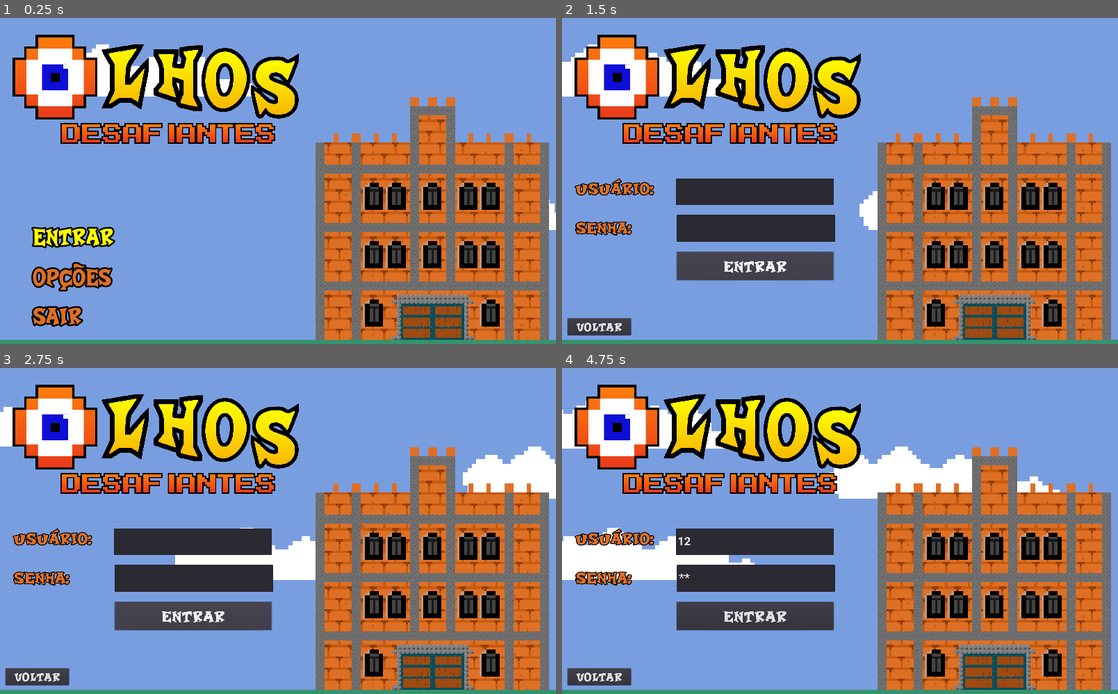
Above: before the commit, frames 1-4 (two rows, left to right).
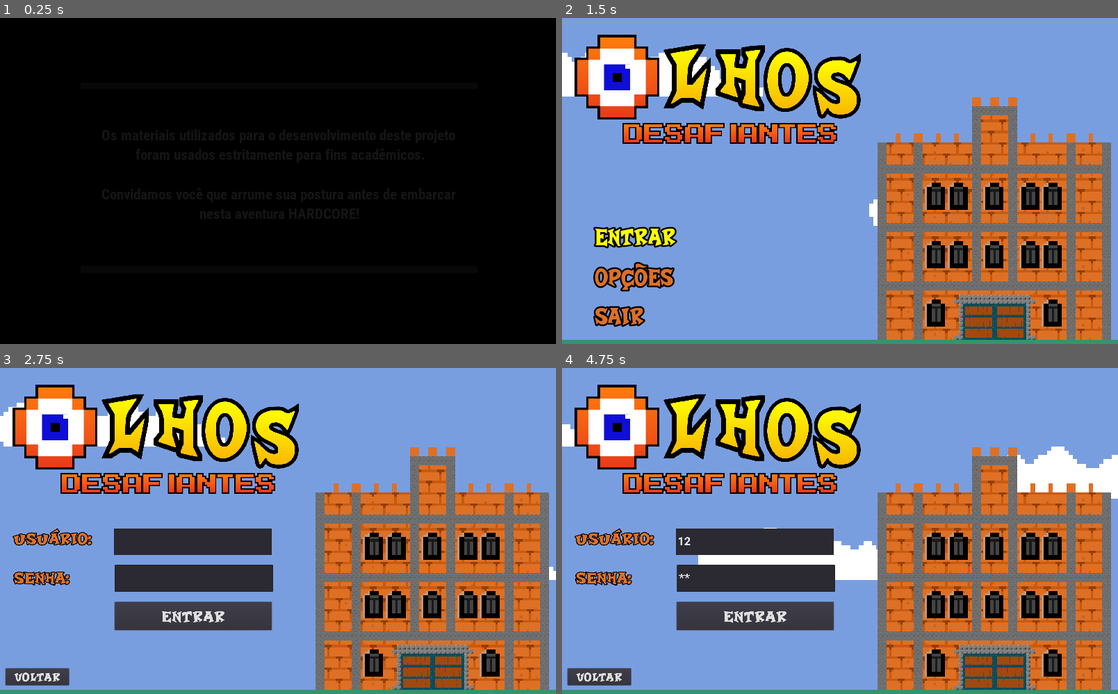
Above: after the commit, the same moments.

Repository: arthur-timoteo/defiant-eyes_game
Game: Godot game, scene res://telas/cena_abertura.tscn
Two runs of this game, one before a commit and one after it. Both use one fixed random seed, a clock stepped at 60 frames per second and the inputs below. Before the commit the project starts from res://telas/cena_inicial.tscn. Sound files missing from this copy of the repository are replaced by a short silence.
Inputs (mouse positions are in pixels of both pictures, inside the frame that each line leads up to):
- Up to frame 1 (0.25 s): no input
- Up to frame 2 (1.5 s): tap Enter (ui_confirm) at 0.5, 0.6 s; hold Right (ui_right) 0.53-1.25 s; tap Up (ui_up) at 0.77 s; click (756, 265) at 1.25 s, where only the run before the commit has a clickable "ENTRAR"
- Up to frame 3 (2.75 s): hold Right (ui_right) from 2.03 s (still down); tap Enter (ui_confirm) at 2.1 s; tap Up (ui_up) at 2.27 s
- Up to frame 4 (4.75 s): release Right (ui_right) at 2.75 s; click (756, 540) at 2.77 s; type "12" at 2.85 s; click (756, 579) at 3 s; type "12" at 3.08 s; hold Left (ui_left) 3.53-4.28 s; tap Enter (ui_confirm) at 3.6, 4.35 s; hold Right (ui_right) from 4.28 s (still down); tap Up (ui_up) at 4.52 s

The runs differ from the first frame. In frame 1, 94% of the frame differs, in the area x 0-100%, y 0-100%; in frame 2, 11%; in frame 3, 3.8%; in frame 4, 8.4%.
Error before the commit: Invalid call. Nonexistent function 'size' in base 'Nil'. (res://telas/script_cena_entrar.gd:15)

Commit message:
Splash screen created

Diff:
--- a/project.godot
+++ b/project.godot
@@ -16,7 +16,7 @@
 [application]
 
 config/name="Olhos Desafiantes"
-run/main_scene="res://telas/cena_inicial.tscn"
+run/main_scene="res://telas/cena_abertura.tscn"
 config/icon="res://icon.png"
 
 [autoload]
--- /dev/null
+++ b/telas/cena_abertura.tscn
@@ -0,0 +1,127 @@
+[gd_scene load_steps=8 format=2]
+
+[ext_resource path="res://ativos/sons/telas_iniciais_fundo.wav" type="AudioStream" id=1]
+[ext_resource path="res://ativos/RobotoCondensed-Bold.ttf" type="DynamicFontData" id=2]
+[ext_resource path="res://telas/script_cena_abertura.gd" type="Script" id=3]
+[ext_resource path="res://ativos/imagens/ABERTURA-JOGO.jpg" type="Texture" id=4]
+
+[sub_resource type="DynamicFont" id=1]
+size = 28
+font_data = ExtResource( 2 )
+
+[sub_resource type="Animation" id=2]
+resource_name = "animacao1"
+length = 11.0
+step = 0.5
+tracks/0/type = "value"
+tracks/0/path = NodePath("Control/Animacao1:modulate")
+tracks/0/interp = 1
+tracks/0/loop_wrap = true
+tracks/0/imported = false
+tracks/0/enabled = true
+tracks/0/keys = {
+"times": PoolRealArray( 0, 3, 10, 11 ),
+"transitions": PoolRealArray( 1, 1, 1, 1 ),
+"update": 0,
+"values": [ Color( 1, 1, 1, 0 ), Color( 1, 1, 1, 1 ), Color( 1, 1, 1, 1 ), Color( 1, 1, 1, 0 ) ]
+}
+
+[sub_resource type="Animation" id=3]
+resource_name = "animacao2"
+length = 7.0
+step = 0.5
+tracks/0/type = "value"
+tracks/0/path = NodePath("Control/Animacao2:modulate")
+tracks/0/interp = 1
+tracks/0/loop_wrap = true
+tracks/0/imported = false
+tracks/0/enabled = true
+tracks/0/keys = {
+"times": PoolRealArray( 0, 1.5, 5.5, 7 ),
+"transitions": PoolRealArray( 1, 1, 1, 1 ),
+"update": 0,
+"values": [ Color( 1, 1, 1, 0 ), Color( 1, 1, 1, 1 ), Color( 1, 1, 1, 1 ), Color( 1, 1, 1, 0 ) ]
+}
+
+[node name="CanvasLayer" type="CanvasLayer"]
+script = ExtResource( 3 )
+
+[node name="Control" type="Control" parent="."]
+anchor_right = 1.0
+anchor_bottom = 1.0
+__meta__ = {
+"_edit_use_anchors_": false
+}
+
+[node name="Fundo" type="ColorRect" parent="Control"]
+anchor_right = 1.0
+anchor_bottom = 1.0
+color = Color( 0, 0, 0, 1 )
+__meta__ = {
+"_edit_use_anchors_": false
+}
+
+[node name="Animacao1" type="Node2D" parent="Control"]
+modulate = Color( 1, 1, 1, 0 )
+
+[node name="Linha" type="ColorRect" parent="Control/Animacao1"]
+anchor_left = 0.5
+anchor_right = 0.5
+margin_left = 149.0
+margin_top = 119.0
+margin_right = 880.0
+margin_bottom = 131.0
+color = Color( 0.403922, 0.403922, 0.403922, 1 )
+__meta__ = {
+"_edit_use_anchors_": false
+}
+
+[node name="Linha2" type="ColorRect" parent="Control/Animacao1"]
+anchor_left = 0.5
+anchor_right = 0.5
+margin_left = 149.0
+margin_top = 457.0
+margin_right = 880.0
+margin_bottom = 469.0
+color = Color( 0.403922, 0.403922, 0.403922, 1 )
+__meta__ = {
+"_edit_use_anchors_": false
+}
+
+[node name="Label" type="Label" parent="Control/Animacao1"]
+anchor_left = 0.5
+anchor_top = 0.5
+anchor_right = 0.5
+anchor_bottom = 0.5
+margin_left = 149.0
+margin_top = 200.0
+margin_right = 880.0
+margin_bottom = 387.0
+custom_fonts/font = SubResource( 1 )
+text = "Os materiais utilizados para o desenvolvimento deste projeto
+foram usados estritamente para fins acadêmicos.
+
+Convidamos você que arrume sua postura antes de embarcar
+nesta aventura HARDCORE!"
+align = 1
+__meta__ = {
+"_edit_use_anchors_": false
+}
+
+[node name="Animacao2" type="Node2D" parent="Control"]
+modulate = Color( 1, 1, 1, 0 )
+
+[node name="Sprite" type="Sprite" parent="Control/Animacao2"]
+position = Vector2( 89.4544, 51.6568 )
+scale = Vector2( 0.708386, 0.708386 )
+texture = ExtResource( 4 )
+centered = false
+
+[node name="AudioStreamPlayer" type="AudioStreamPlayer" parent="."]
+stream = ExtResource( 1 )
+
+[node name="AnimationPlayer" type="AnimationPlayer" parent="."]
+autoplay = "animacao1"
+anims/animacao1 = SubResource( 2 )
+anims/animacao2 = SubResource( 3 )
+[connection signal="animation_finished" from="AnimationPlayer" to="." method="_animacao_terminou"]
--- /dev/null
+++ b/telas/script_cena_abertura.gd
@@ -0,0 +1,25 @@
+extends CanvasLayer
+
+var contador = 1
+
+func _ready():
+	$AudioStreamPlayer.volume_db = -20
+	$AudioStreamPlayer.play()
+
+func _process(delta):
+	if(Input.is_action_just_pressed("ui_confirm")):
+		if(contador == 1):
+			contador += 1
+			$AnimationPlayer.play("animacao2")
+			$Control/Animacao1.visible = false
+		elif(contador == 2):
+			get_tree().change_scene("res://telas/cena_inicial.tscn")
+
+func _animacao_terminou(anim_name):
+	if(anim_name == "animacao1"):
+		contador += 1
+		yield(get_tree().create_timer(1), "timeout")
+		$AnimationPlayer.play("animacao2")
+
+	if(anim_name == "animacao2"):
+		get_tree().change_scene("res://telas/cena_inicial.tscn")
Binary file added: ativos/imagens/ABERTURA-JOGO.jpg
Not shown, added: ativos/imagens/ABERTURA-JOGO.jpg.import
